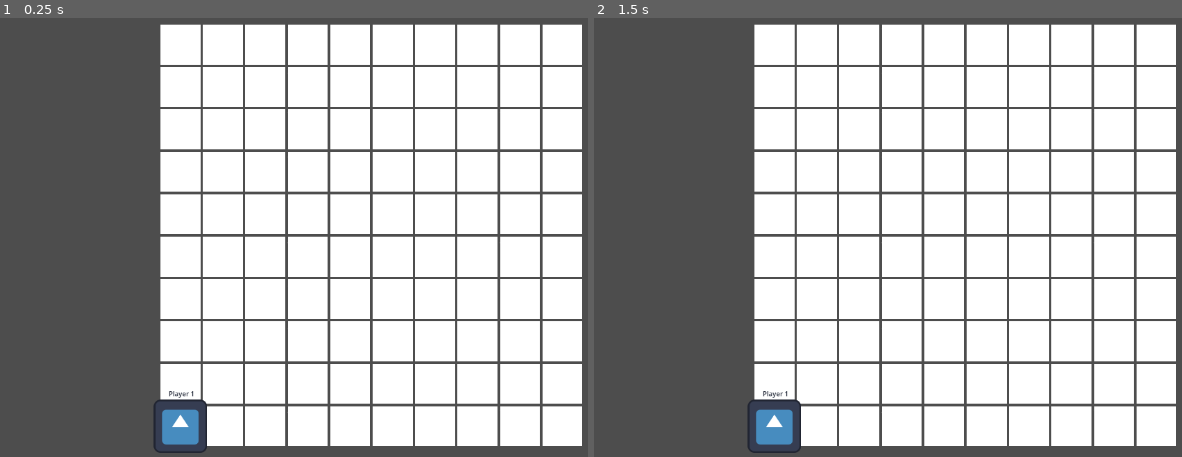
Above: before the commit, frames 1-2 (left to right).
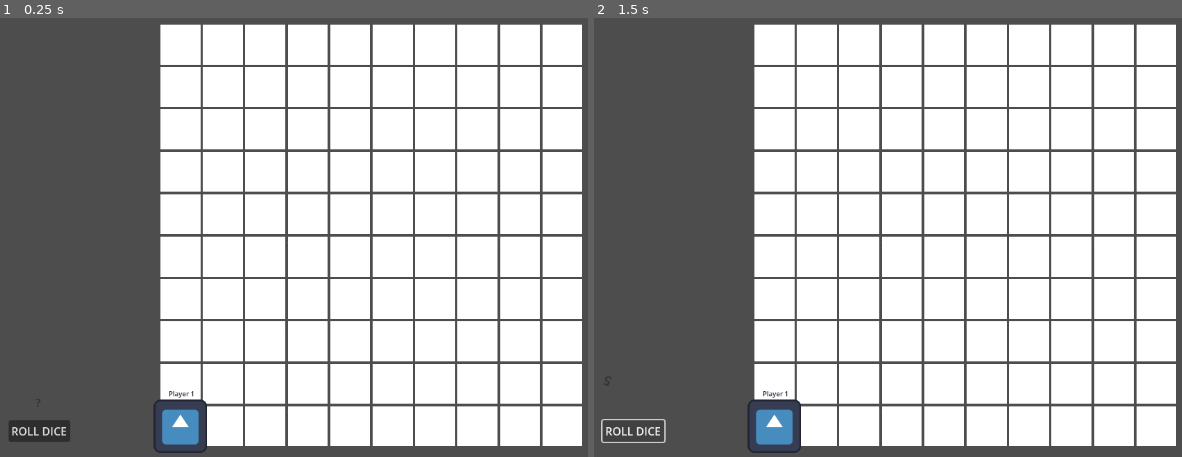
Above: after the commit, the same moments.

Repository: aloukikdas/serpents-ascension
Game: Godot game, scene res://Scenes/Main/Main.tscn
The game is run twice, just before and just after one commit, with the same random seed, the same clock (stepped at 60 frames per second) and the same inputs. The engine's default icon, where the game draws it, is replaced by a stand-in: a white triangle on a blue panel in a dark square.
Inputs (mouse positions are in pixels of both pictures, inside the frame that each line leads up to):
- Up to frame 1 (0.25 s): no input
- Up to frame 2 (1.5 s): click (635, 430) at 0.5 s, where only the run after the commit has a clickable "ROLL DICE"; click (635, 430) at 1.25 s, where only the run after the commit has a clickable "ROLL DICE"

The runs differ from the first frame. In frame 1, 0.5% of the frame differs, in the area x 1-12%, y 86-97%; in frame 2, 0.2%.

Commit message:
feat: implement modular dice system with event-driven architecture

Diff:
--- /dev/null
+++ b/Scenes/Dice/Dice.tscn
@@ -0,0 +1,87 @@
+[gd_scene load_steps=5 format=3 uid="uid://blo08ndvh03qm"]
+
+[ext_resource type="Script" uid="uid://bhforeimivg0j" path="res://Scripts/Dice/Dice.gd" id="1_dauee"]
+
+[sub_resource type="Animation" id="Animation_dauee"]
+resource_name = "roll"
+length = 0.7
+tracks/0/type = "value"
+tracks/0/imported = false
+tracks/0/enabled = true
+tracks/0/path = NodePath(".:rotation")
+tracks/0/interp = 1
+tracks/0/loop_wrap = true
+tracks/0/keys = {
+"times": PackedFloat32Array(0, 0.3, 0.7),
+"transitions": PackedFloat32Array(1, 1, 1),
+"update": 0,
+"values": [0.0, 6.28319, 12.5664]
+}
+tracks/1/type = "value"
+tracks/1/imported = false
+tracks/1/enabled = true
+tracks/1/path = NodePath(".:scale")
+tracks/1/interp = 1
+tracks/1/loop_wrap = true
+tracks/1/keys = {
+"times": PackedFloat32Array(0, 0.3, 0.5, 0.7),
+"transitions": PackedFloat32Array(1, 1, 1, 1),
+"update": 0,
+"values": [Vector2(1, 1), Vector2(1.2, 1.2), Vector2(0.9, 0.9), Vector2(1, 1)]
+}
+
+[sub_resource type="Animation" id="Animation_p3fax"]
+length = 0.001
+tracks/0/type = "value"
+tracks/0/imported = false
+tracks/0/enabled = true
+tracks/0/path = NodePath(".:rotation")
+tracks/0/interp = 1
+tracks/0/loop_wrap = true
+tracks/0/keys = {
+"times": PackedFloat32Array(0),
+"transitions": PackedFloat32Array(1),
+"update": 0,
+"values": [0.0]
+}
+tracks/1/type = "value"
+tracks/1/imported = false
+tracks/1/enabled = true
+tracks/1/path = NodePath(".:scale")
+tracks/1/interp = 1
+tracks/1/loop_wrap = true
+tracks/1/keys = {
+"times": PackedFloat32Array(0),
+"transitions": PackedFloat32Array(1),
+"update": 0,
+"values": [Vector2(1, 1)]
+}
+
+[sub_resource type="AnimationLibrary" id="AnimationLibrary_53oi2"]
+_data = {
+&"RESET": SubResource("Animation_p3fax"),
+&"roll": SubResource("Animation_dauee")
+}
+
+[node name="Dice" type="Node2D"]
+script = ExtResource("1_dauee")
+
+[node name="Shadow" type="Sprite2D" parent="."]
+
+[node name="DiceFace" type="Sprite2D" parent="."]
+
+[node name="RollLabel" type="Label" parent="."]
+offset_right = 40.0
+offset_bottom = 23.0
+theme_override_colors/font_color = Color(0.168627, 0.192157, 0.25098, 1)
+text = "?"
+horizontal_alignment = 1
+
+[node name="AnimationPlayer" type="AnimationPlayer" parent="."]
+libraries = {
+&"": SubResource("AnimationLibrary_53oi2")
+}
+
+[node name="RollParticles" type="GPUParticles2D" parent="."]
+
+[node name="AudioPlayer" type="AudioStreamPlayer2D" parent="."]
--- a/Scenes/Main/Main.tscn
+++ b/Scenes/Main/Main.tscn
@@ -1,6 +1,7 @@
-[gd_scene load_steps=2 format=3 uid="uid://bto1a6poycdx1"]
+[gd_scene load_steps=3 format=3 uid="uid://bto1a6poycdx1"]
 
 [ext_resource type="PackedScene" uid="uid://bi4er8c7lb6i6" path="res://Scenes/Board/Board.tscn" id="1_p8rbg"]
+[ext_resource type="PackedScene" uid="uid://dwpw10t1w6c8" path="res://Scenes/UI/HUD.tscn" id="2_qtv3y"]
 
 [node name="Main" type="Node2D"]
 
@@ -12,4 +13,4 @@
 
 [node name="Board" parent="." instance=ExtResource("1_p8rbg")]
 
-[node name="CanvasLayer" type="CanvasLayer" parent="."]
+[node name="HUD" parent="." instance=ExtResource("2_qtv3y")]
--- a/Scenes/Player/Player.tscn
+++ b/Scenes/Player/Player.tscn
@@ -21,6 +21,7 @@
 offset_right = 34.0
 offset_bottom = -67.0
 theme_override_colors/font_color = Color(0.168627, 0.192157, 0.25098, 1)
+theme_override_constants/outline_size = 0
 text = "Player 1"
 horizontal_alignment = 1
 
--- /dev/null
+++ b/Scenes/UI/HUD.tscn
@@ -0,0 +1,45 @@
+[gd_scene load_steps=3 format=3 uid="uid://dwpw10t1w6c8"]
+
+[ext_resource type="Script" uid="uid://dem18a8qmhfuo" path="res://Scripts/UI/HUD.gd" id="1_omqfp"]
+[ext_resource type="PackedScene" uid="uid://blo08ndvh03qm" path="res://Scenes/Dice/Dice.tscn" id="2_qc5w2"]
+
+[node name="HUD" type="CanvasLayer"]
+script = ExtResource("1_omqfp")
+
+[node name="TopBar" type="Control" parent="."]
+layout_mode = 3
+anchors_preset = 0
+offset_right = 40.0
+offset_bottom = 40.0
+
+[node name="BottomBar" type="Control" parent="."]
+layout_mode = 3
+anchors_preset = 0
+offset_right = 40.0
+offset_bottom = 40.0
+
+[node name="RollButton" type="Button" parent="BottomBar"]
+layout_mode = 0
+offset_left = 57.0
+offset_top = 595.0
+offset_right = 146.0
+offset_bottom = 626.0
+text = "ROLL DICE"
+
+[node name="DiceContainer" type="Control" parent="BottomBar"]
+anchors_preset = 0
+offset_left = 84.0
+offset_top = 548.0
+offset_right = 124.0
+offset_bottom = 588.0
+
+[node name="Dice" parent="BottomBar/DiceContainer" instance=ExtResource("2_qc5w2")]
+position = Vector2(-4, 10)
+
+[node name="EventFeed" type="VBoxContainer" parent="."]
+offset_left = 2.0
+offset_top = 1.0
+offset_right = 42.0
+offset_bottom = 41.0
+
+[node name="PopupLayer" type="CanvasLayer" parent="."]
--- /dev/null
+++ b/Scripts/Dice/Dice.gd
@@ -0,0 +1,19 @@
+class_name Dice
+extends Node2D
+
+signal animation_finished
+
+@onready var roll_label: Label = $RollLabel
+@onready var animation_player: AnimationPlayer = $AnimationPlayer
+
+func _ready() -> void:
+	# Automatically update visuals when a roll finishes
+	DiceManager.roll_finished.connect(show_value)
+
+func show_value(value: int) -> void:
+	roll_label.text = str(value)
+	play_roll_animation()
+
+func play_roll_animation() -> void:
+	if animation_player.has_animation("roll"):
+		animation_player.play("roll")
--- a/Scripts/Managers/DiceManager.gd
+++ b/Scripts/Managers/DiceManager.gd
@@ -1,2 +1,35 @@
-# DiceManager: Manages dice rolling logic, outcomes, and related animations/signals.
 extends Node
+
+signal roll_started
+signal roll_finished(value: int)
+
+const MIN_VALUE := 1
+const MAX_VALUE := 6
+
+var rng := RandomNumberGenerator.new()
+var current_roll: int = 1
+var is_rolling := false
+var roll_history: Array[int] = []
+
+func _ready() -> void:
+	rng.randomize()
+
+func roll() -> void:
+	if is_rolling:
+		return
+
+	is_rolling = true
+	roll_started.emit()
+
+	current_roll = rng.randi_range(MIN_VALUE, MAX_VALUE)
+	roll_history.append(current_roll)
+
+	roll_finished.emit(current_roll)
+	is_rolling = false
+
+func get_last_roll() -> int:
+	return current_roll
+
+func reset() -> void:
+	current_roll = 1
+	roll_history.clear()
--- /dev/null
+++ b/Scripts/UI/HUD.gd
@@ -0,0 +1,13 @@
+extends CanvasLayer
+
+@onready var roll_button: Button = $BottomBar/RollButton
+
+func _ready() -> void:
+	roll_button.pressed.connect(_on_roll_pressed)
+	DiceManager.roll_finished.connect(_on_roll_finished)
+
+func _on_roll_pressed() -> void:
+	DiceManager.roll()
+
+func _on_roll_finished(value: int) -> void:
+	print("Player rolled ", value)
Not shown, added: Scripts/Dice/Dice.gd.uid
Not shown, added: Scripts/UI/HUD.gd.uid
